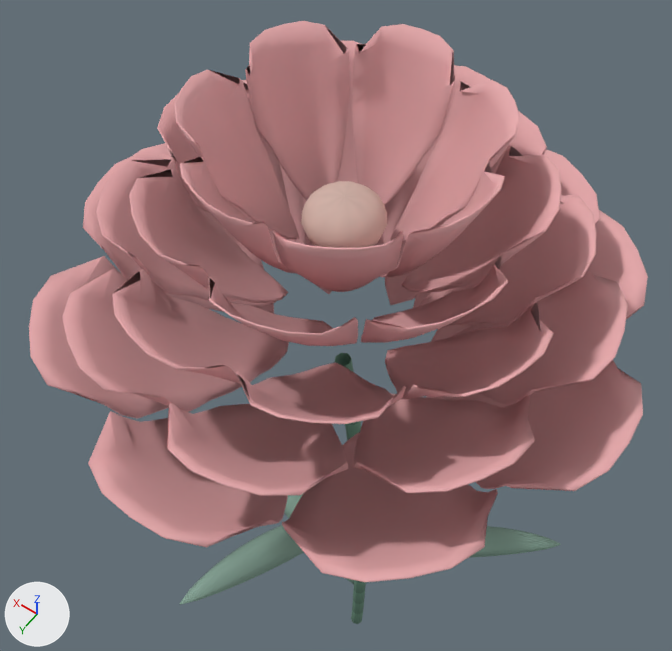
The glTF model www/models/flowers/carnation-rare-v2.glb: old version first, new version second.
One viewpoint serves both versions: a 50 mm camera at (-0.578, 0.922, 2.892) aimed at (0.212, -0.184, 1.153). The lights are fixed; the arrows at lower left show +X, +Y and +Z. The picture after the commit comes second. Vertices at exactly the same position are counted once.

The first picture shows 'carnation-rare-v2-center', 'carnation-rare-v2-leaf', 'carnation-rare-v2-petal', 'carnation-rare-v2-stem'.
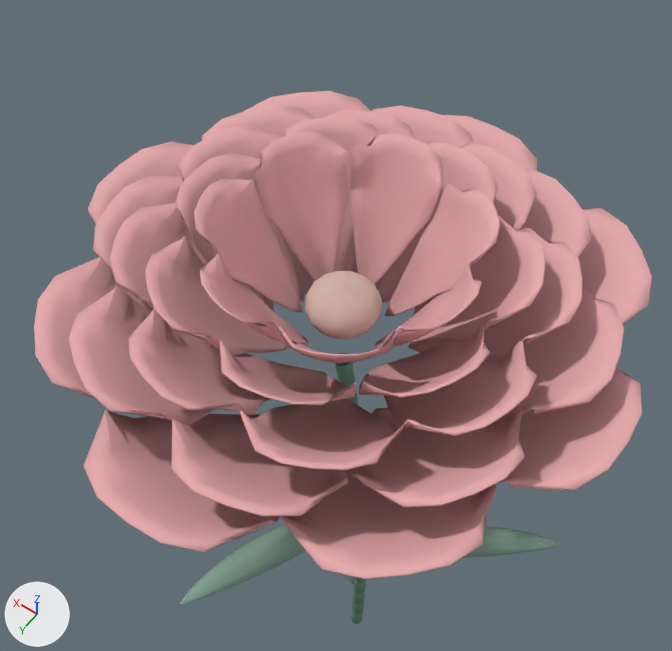
Changed parts and their boxes [x1, y1, x2, y2] in the pictures (672 x 651 px):
'carnation-rare-v2-petal', reshaped (13% shorter)
    before: [29, 21, 648, 582]
    after: [34, 91, 652, 579]
'carnation-rare-v2-center', moved
    before: [301, 181, 387, 248]
    after: [305, 271, 382, 339]

What changed in the scene script:
```text
Change me_carnation_rare_v2_center:
    used by ob_carnation_rare_v2_center; location = (0.0, 0.0, 0.0)
    remove me_carnation_rare_v2_center.from_pydata(...)  # 144 vertices, 256 faces; spans x -0.004..0.147, y -0.087..0.063, z 1.686..1.79
    add me_carnation_rare_v2_center.from_pydata(...)  # 144 vertices, 256 faces; spans x -0.004..0.147, y -0.087..0.063, z 1.451..1.555
    me_carnation_rare_v2_center part 1: the whole mesh is moved by (0.0, 0.0, -0.235)
Change me_carnation_rare_v2_petal:
    used by ob_carnation_rare_v2_petal; location = (0.0, 0.0, 0.0)
    remove me_carnation_rare_v2_petal.from_pydata(...)  # 6916 vertices, 13680 faces; spans x -0.509..0.652, y -0.593..0.569, z 1.322..1.953
    add me_carnation_rare_v2_petal.from_pydata(...)  # 6916 vertices, 13680 faces; spans x -0.507..0.652, y -0.583..0.578, z 1.322..1.714
    me_carnation_rare_v2_petal part 2: 6790 of 6916 vertices moved; they spanned x -0.509..0.619, y -0.593..0.569, z 1.33..1.953 and now span x -0.507..0.619, y -0.583..0.578, z 1.336..1.714; mean shift (0.0, 0.0, -0.096); largest move (-0.006, 0.239, 1.944) -> (-0.007, 0.243, 1.704)
```
